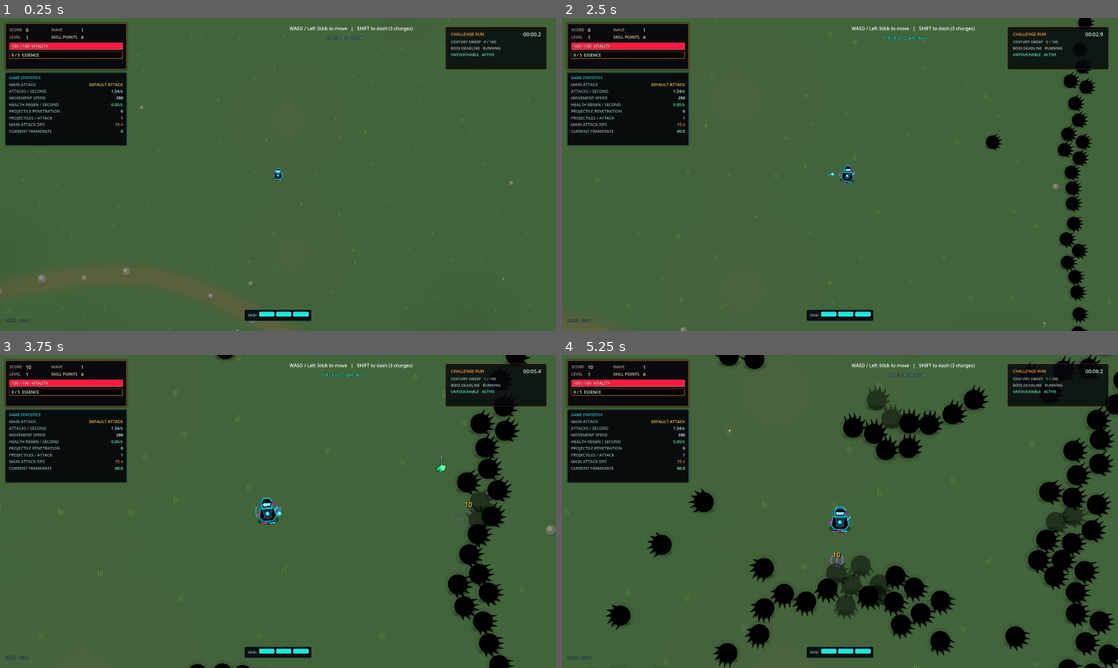
Above: before the commit, frames 1-4 (two rows, left to right).
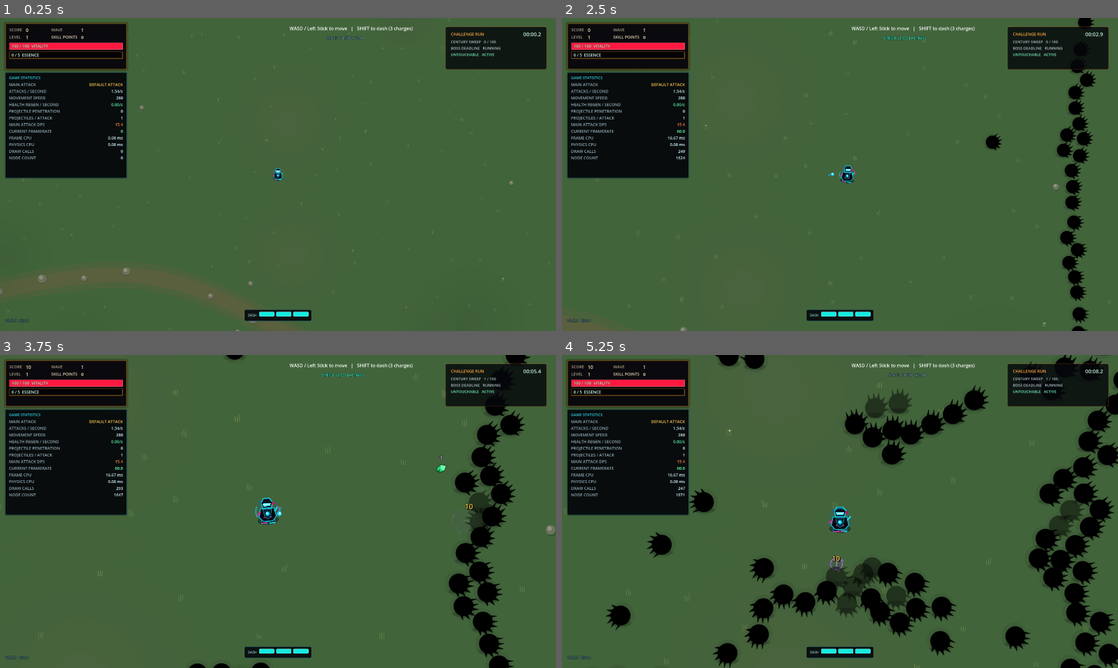
Above: after the commit, the same moments.

Repository: Quest79/GodotVSCodex
Game: Godot game, scene res://scenes/main/game.tscn
Same seed, same stepped clock (60 frames per second), same inputs: the game is played once before the commit and once after it.
Inputs (mouse positions are in pixels of both pictures, inside the frame that each line leads up to):
- Up to frame 1 (0.25 s): no input
- Up to frame 2 (2.5 s): tap Enter at 0.5 s; move the mouse to (962, 158) at 0.52 s; hold D (move_right) 0.53-1.25 s; hold Z (cycle_camera_zoom) 0.53-1.25 s; click (962, 158) at 0.67 s; drag from (728, 190) to (851, 174) at 1.27 s; move the mouse to (895, 105) at 2.02 s; hold D (move_right) from 2.03 s (still down); hold Space (toggle_game_speed) from 2.03 s (still down)
- Up to frame 3 (3.75 s): release D (move_right) at 2.75 s; release Space (toggle_game_speed) at 2.75 s; drag from (250, 574) to (111, 464) at 2.77 s; move the mouse to (444, 558) at 3.52 s; hold A (move_left) from 3.53 s (still down); hold Z (cycle_camera_zoom) from 3.53 s (still down)
- Up to frame 4 (5.25 s): release A (move_left) at 4.25 s; release Z (cycle_camera_zoom) at 4.25 s; drag from (673, 464) to (823, 511) at 4.27 s; move the mouse to (867, 511) at 5.02 s; hold S (move_down) from 5.03 s (still down); hold Space (toggle_game_speed) from 5.03 s (still down); click (867, 511) at 5.17 s

The runs differ from the first frame. In frame 1, 2.4% of the frame differs, in the area x 0-23%, y 37-52%; in frame 2, 3.3%; in frame 3, 4.2%; in frame 4, 8.7%, in the area x 0-100%, y 0-100%.
Error before the commit: Invalid assignment of property or key 'text' with value of type 'String' on a base object of type 'null instance'. (res://scenes/ui/hud.gd:49)

Commit message:
0.5.0 dev.1: restore GPU effects and add performance telemetry

Diff:
--- a/scenes/ui/game_ui.tscn
+++ b/scenes/ui/game_ui.tscn
@@ -317,7 +317,7 @@
 offset_left = 18.0
 offset_top = 188.0
 offset_right = 438.0
-offset_bottom = 440.0
+offset_bottom = 552.0
 theme_override_styles/panel = SubResource("StyleBox_stats_panel")
 
 [node name="Margin" type="MarginContainer" parent="HUD/PlayerStatsPanel"]
@@ -463,6 +463,66 @@
 text = "0"
 horizontal_alignment = 2
 
+[node name="FrameCPUTitle" type="Label" parent="HUD/PlayerStatsPanel/Margin/Content/Grid"]
+layout_mode = 2
+size_flags_horizontal = 3
+theme_override_colors/font_color = Color(0.58, 0.68, 0.72, 1)
+theme_override_font_sizes/font_size = 14
+text = "FRAME CPU"
+
+[node name="FrameCPULabel" type="Label" parent="HUD/PlayerStatsPanel/Margin/Content/Grid"]
+unique_name_in_owner = true
+layout_mode = 2
+theme_override_colors/font_color = Color(0.84, 0.96, 1, 1)
+theme_override_font_sizes/font_size = 14
+text = "0.00 ms"
+horizontal_alignment = 2
+
+[node name="PhysicsCPUTitle" type="Label" parent="HUD/PlayerStatsPanel/Margin/Content/Grid"]
+layout_mode = 2
+size_flags_horizontal = 3
+theme_override_colors/font_color = Color(0.58, 0.68, 0.72, 1)
+theme_override_font_sizes/font_size = 14
+text = "PHYSICS CPU"
+
+[node name="PhysicsCPULabel" type="Label" parent="HUD/PlayerStatsPanel/Margin/Content/Grid"]
+unique_name_in_owner = true
+layout_mode = 2
+theme_override_colors/font_color = Color(0.84, 0.96, 1, 1)
+theme_override_font_sizes/font_size = 14
+text = "0.00 ms"
+horizontal_alignment = 2
+
+[node name="DrawCallsTitle" type="Label" parent="HUD/PlayerStatsPanel/Margin/Content/Grid"]
+layout_mode = 2
+size_flags_horizontal = 3
+theme_override_colors/font_color = Color(0.58, 0.68, 0.72, 1)
+theme_override_font_sizes/font_size = 14
+text = "DRAW CALLS"
+
+[node name="DrawCallsLabel" type="Label" parent="HUD/PlayerStatsPanel/Margin/Content/Grid"]
+unique_name_in_owner = true
+layout_mode = 2
+theme_override_colors/font_color = Color(0.84, 0.96, 1, 1)
+theme_override_font_sizes/font_size = 14
+text = "0"
+horizontal_alignment = 2
+
+[node name="NodeCountTitle" type="Label" parent="HUD/PlayerStatsPanel/Margin/Content/Grid"]
+layout_mode = 2
+size_flags_horizontal = 3
+theme_override_colors/font_color = Color(0.58, 0.68, 0.72, 1)
+theme_override_font_sizes/font_size = 14
+text = "NODE COUNT"
+
+[node name="NodeCountLabel" type="Label" parent="HUD/PlayerStatsPanel/Margin/Content/Grid"]
+unique_name_in_owner = true
+layout_mode = 2
+theme_override_colors/font_color = Color(0.84, 0.96, 1, 1)
+theme_override_font_sizes/font_size = 14
+text = "0"
+horizontal_alignment = 2
+
 [node name="InventoryScreen" parent="." instance=ExtResource("3")]
 
 [node name="UpgradeScreen" type="Control" parent="."]
